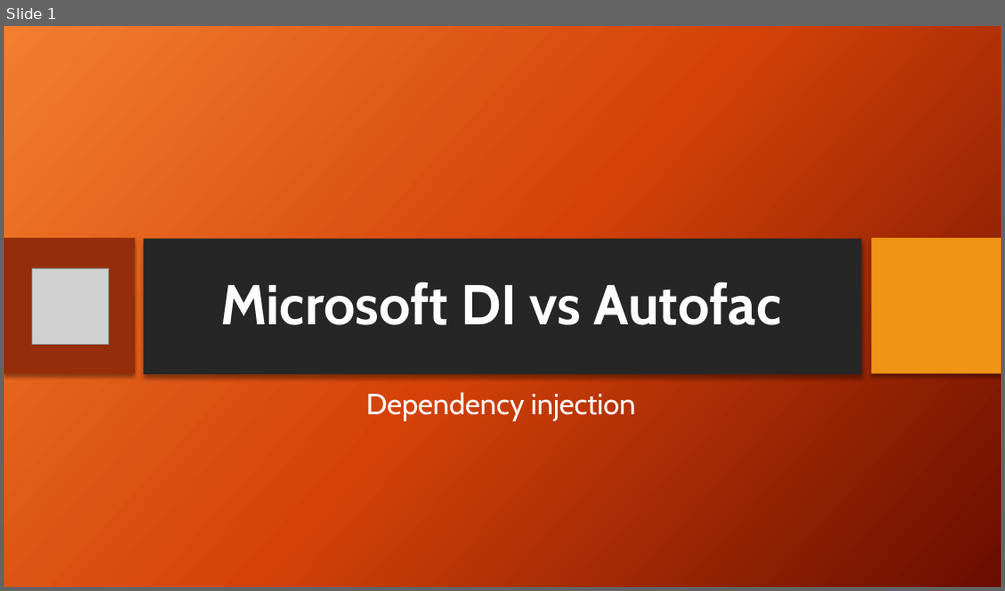
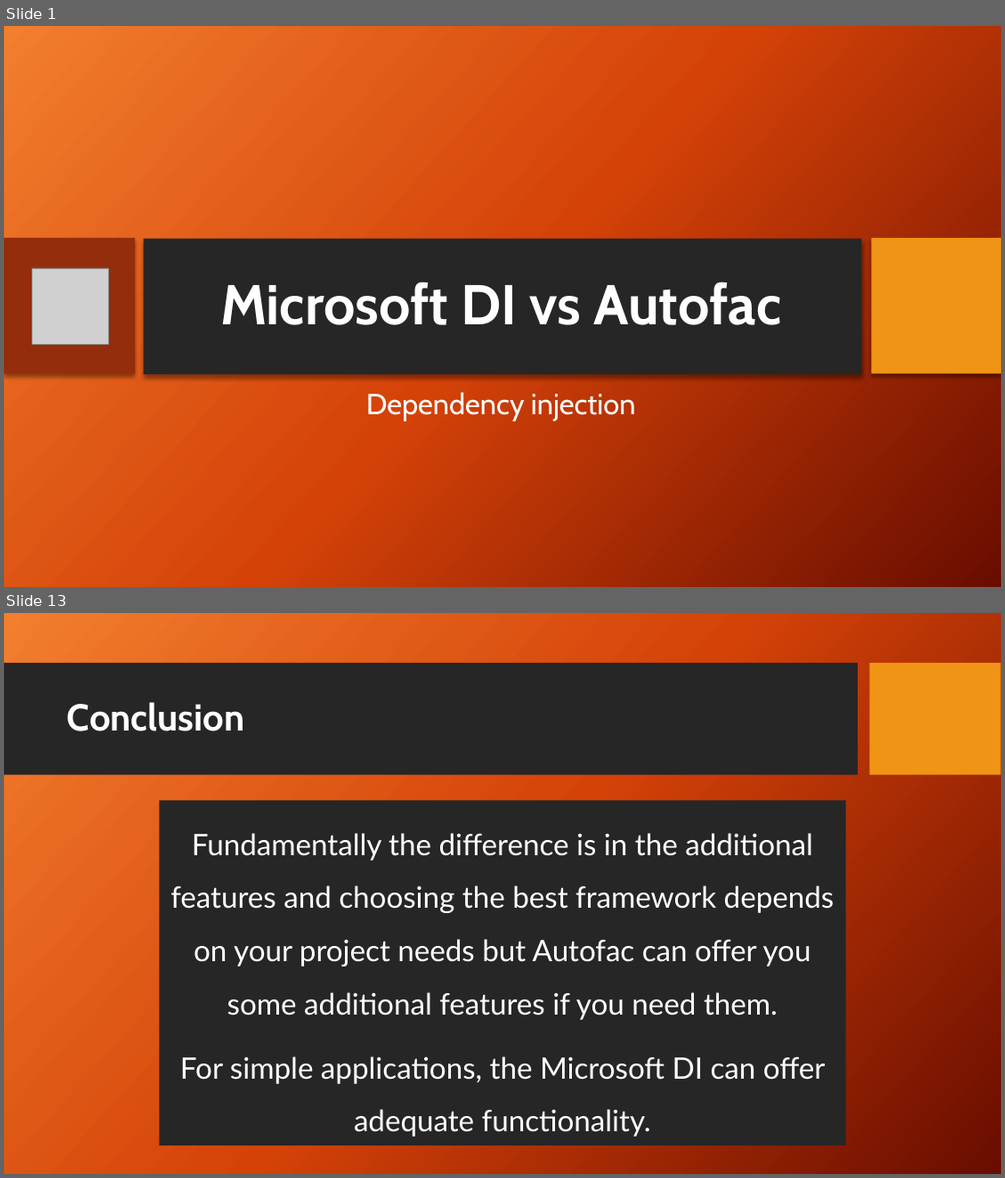
Before and after one commit to mohashan/MicrosoftDI_vs_Autofac, a slide deck: Microsoft DI vs Autofac.pptx. Shown one above the other, each under a label of ours: slide 1 before the commit, slides 1 and 13 after it; the slides between them are not shown. The pictures are 1005x591 and 1005x1178 pixels, drawn with LibreOffice and Linux fonts; fonts in the diff are those of the drawing; grey boxes stand for pictures; background and template pictures are left out. Boxes give left, top, right and bottom in pixels: in the first picture for what was removed or moved away, otherwise in the second. Text is boxed around its words. In the diff, an @@ line names an element or a change of style, - is before the commit and + after.

```diff
--- a/Microsoft DI vs Autofac.pptx
+++ b/Microsoft DI vs Autofac.pptx
@@ slide 13 added at bbox=[4, 613, 1001, 1174], background picture (left out) @@
@@ rectangle added at bbox=[4, 663, 858, 775], fill #262626 @@
@@ rectangle added at bbox=[870, 663, 1001, 775], fill #F09415 @@
@@ title added at bbox=[67, 702, 244, 731], 36 pt, text #FFFFFF, bold @@
+Conclusion
@@ text added at bbox=[160, 801, 846, 1145], fill #262626, 28.5 pt, text #FFFFFF @@
+Fundamentally the difference is in the additional features and choosing the best framework depends on your project needs but Autofac can offer you some additional features if you need them.
+For simple applications, the Microsoft DI can offer adequate functionality.
```
Also in this commit, not shown: 2 slides changed, 10 other slides added, 10 slides removed, 3 other files.
